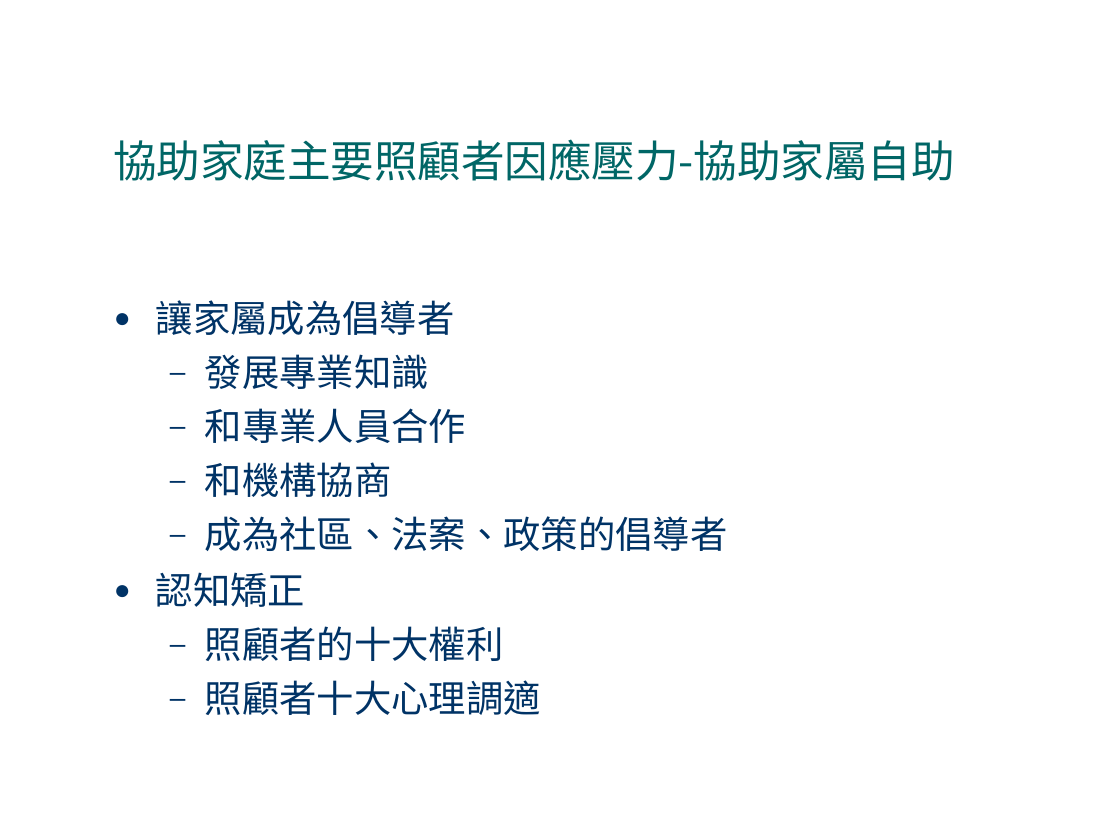
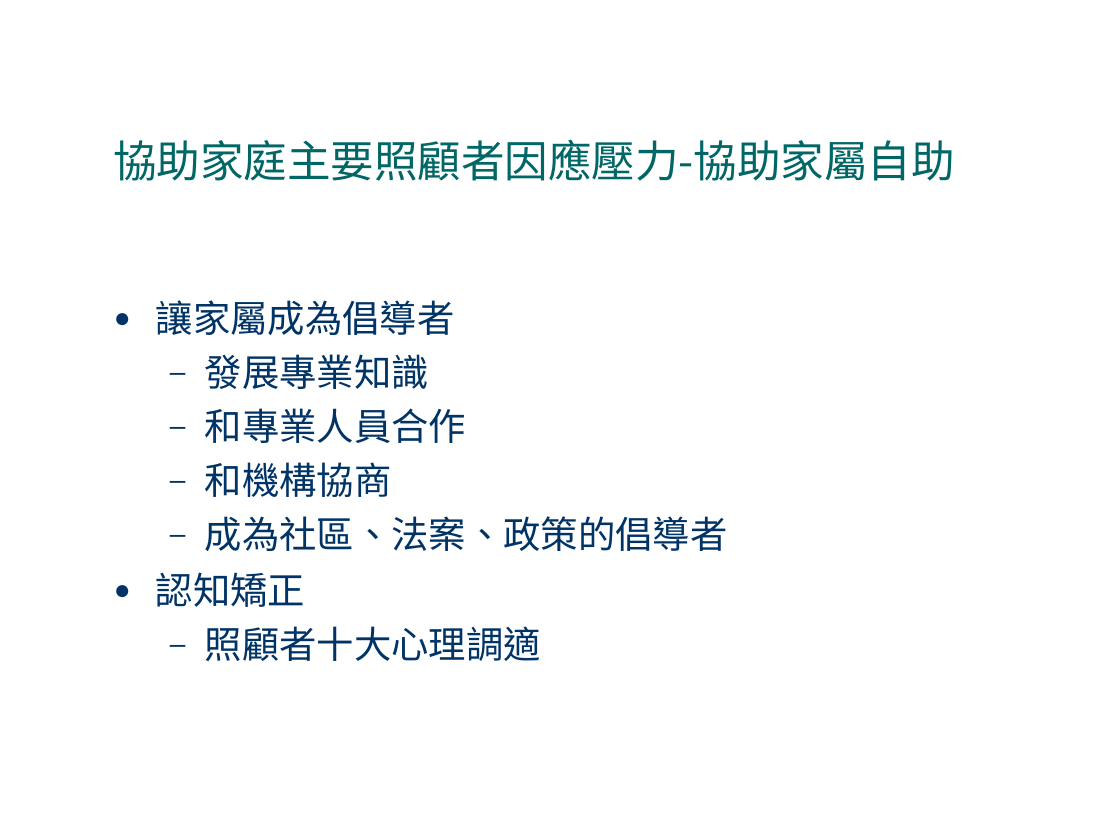
Before and after one commit to fhopecc/stxt, a slide deck: slide 26 of doc/tutorial/home_care.odp. Drawn at 1120x840 pixels with LibreOffice and Linux fonts; fonts in the diff are those of the drawing. Boxes give left, top, right and bottom in pixels: in the first picture for what was removed or moved away, otherwise in the second. Text is boxed around its words. In the diff, an @@ line names an element or a change of style, - is before the commit and + after.

```diff
--- a/doc/tutorial/home_care.odp
+++ b/doc/tutorial/home_care.odp
@@ text at [205,626,504,661]: paragraph removed @@
-  – 照顧者的十大權利
```
Also in this commit, not shown: 4 other slides changed.
